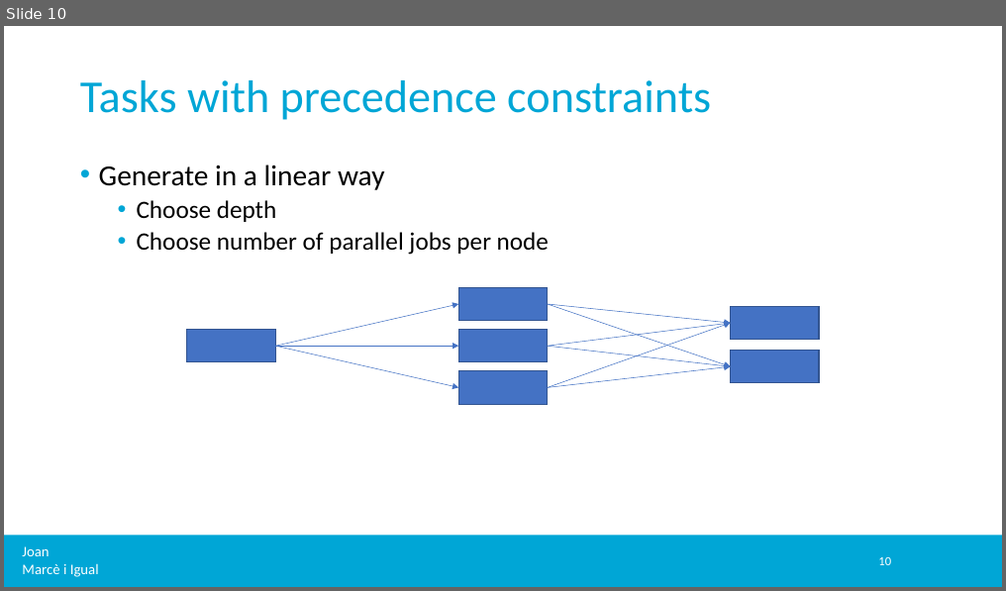
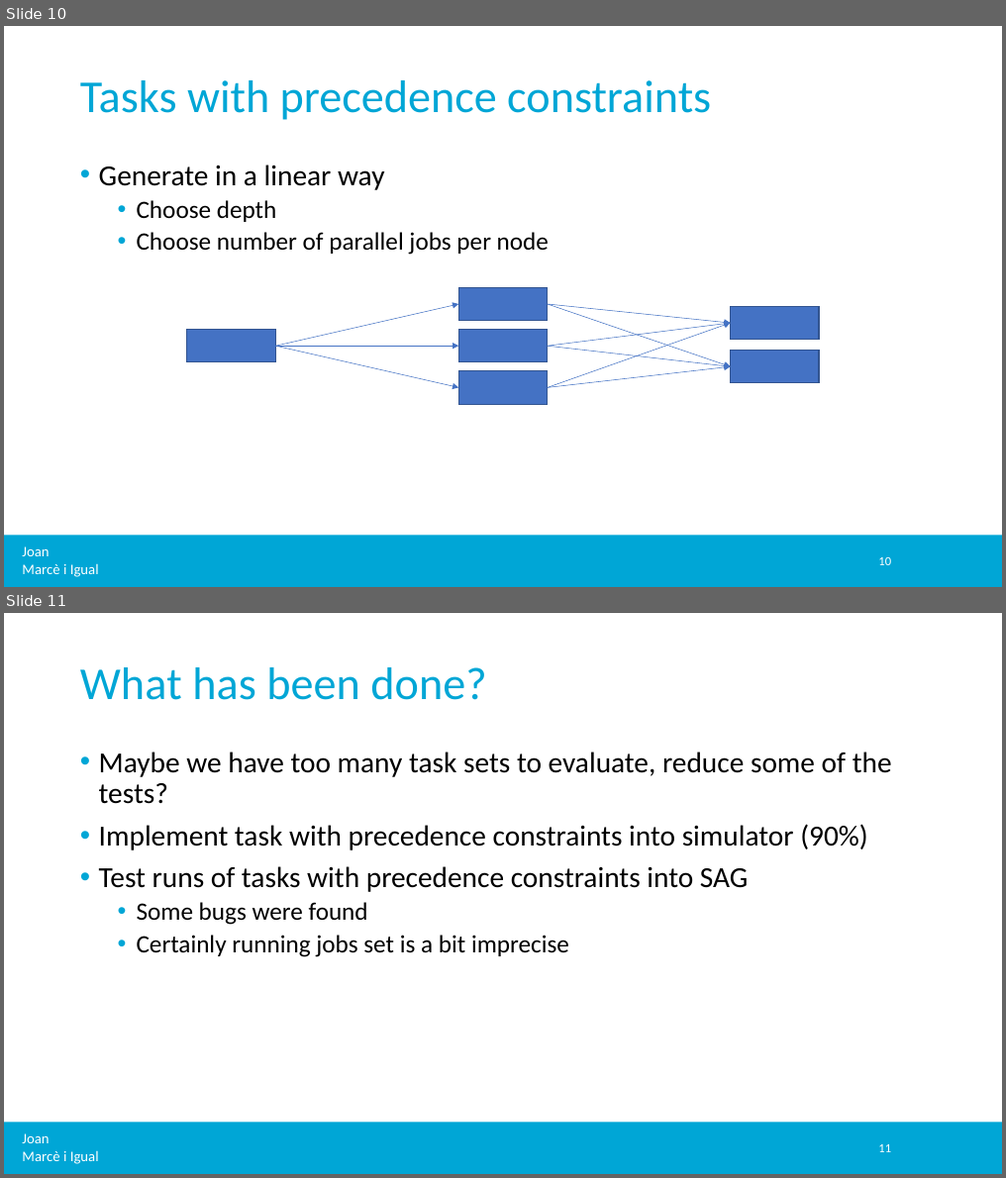
Before and after one commit to jmigual/APATeoria, a slide deck: Notes/TFM_presentations/2020_04_05/2020_04_05.pptx. Shown one above the other, each under a label of ours: slide 10 before the commit, slides 10 and 11 after it. The pictures are 1006x591 and 1006x1178 pixels, drawn with LibreOffice and Linux fonts; fonts in the diff are those of the drawing; background and template pictures are left out. Boxes give left, top, right and bottom in pixels: in the first picture for what was removed or moved away, otherwise in the second. Text is boxed around its words. In the diff, an @@ line names an element or a change of style, - is before the commit and + after.

```diff
--- a/Notes/TFM_presentations/2020_04_05/2020_04_05.pptx
+++ b/Notes/TFM_presentations/2020_04_05/2020_04_05.pptx
@@ slide 11 added at bbox=[4, 613, 1002, 1174], background #FFFFFF; not listed: 2 template elements that a slide beside it also shows @@
@@ title added at bbox=[80, 667, 486, 700], 44 pt, text #00A6D6 @@
+What has been done?
@@ text added at bbox=[99, 752, 892, 958], 28 pt, text #000000 @@
+• Maybe we have too many task sets to evaluate, reduce some of the tests?
+• Implement task with precedence constraints into simulator (90%)
+• Test runs of tasks with precedence constraints into SAG
+  • Some bugs were found
+  • Certainly running jobs set is a bit imprecise
@@ page number added at bbox=[878, 1145, 891, 1153], 12 pt, text #FFFFFF @@
+11
```
Also in this commit, not shown: 2 slides changed, 2 other slides added, 2 other files.
